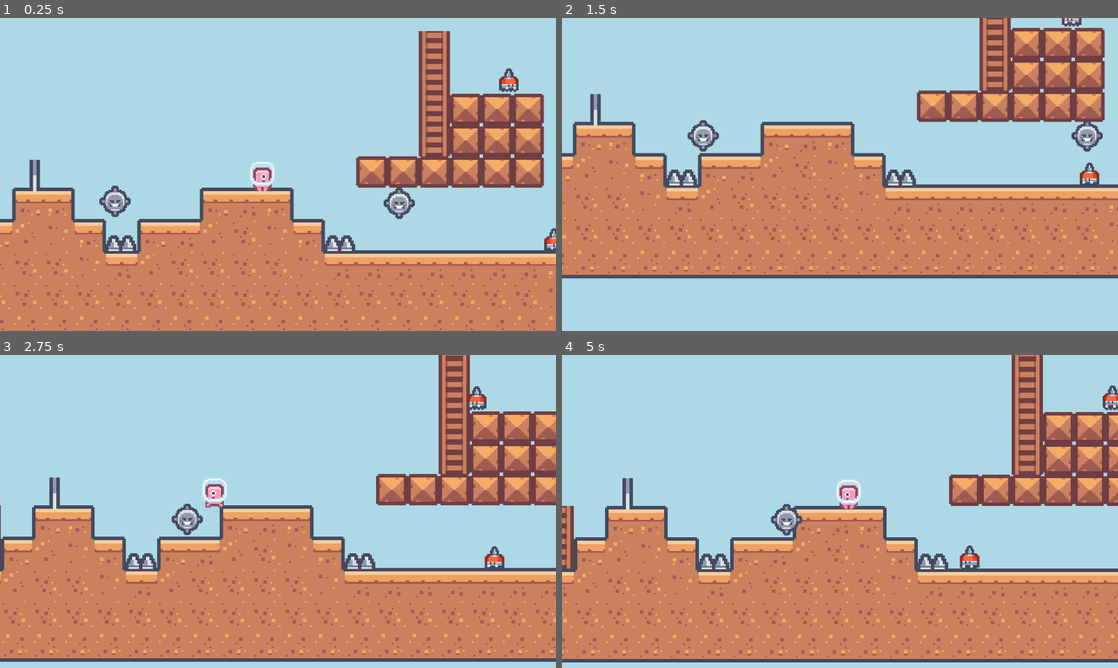
Above: before the commit, frames 1-4 (two rows, left to right).
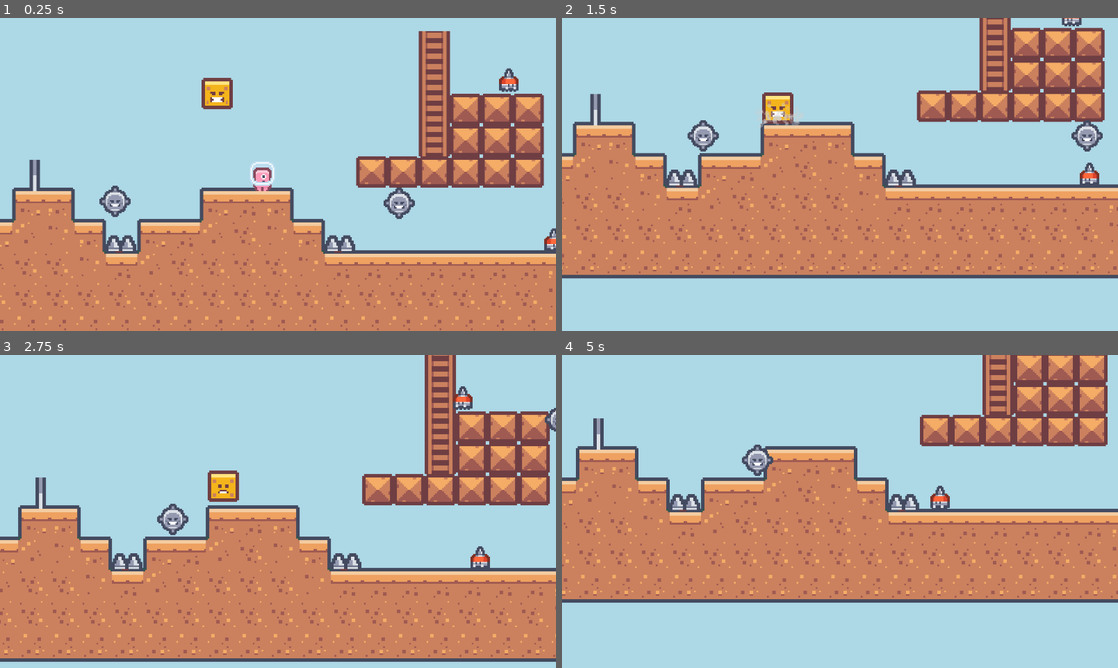
Above: after the commit, the same moments.

Repository: radoslawg/pixelart-platformer-tut
Game: Godot game, scene res://Scenes/World/world.tscn
Same seed, same stepped clock (60 frames per second), same inputs: the game is played once before the commit and once after it.
Inputs:
- Up to frame 1 (0.25 s): no input
- Up to frame 2 (1.5 s): tap Enter (ui_accept) at 0.5, 0.77 s; hold Right (ui_right) from 0.53 s (still down)
- Up to frame 3 (2.75 s): tap Enter (ui_accept) at 1.52 s; release Right (ui_right) at 2.03 s; hold Left (ui_left) from 2.03 s (still down)
- Up to frame 4 (5 s): release Left (ui_left) at 2.78 s; hold Right (ui_right) 2.78-4.28 s; tap Enter (ui_accept) at 3.02, 3.77, 4.52 s; hold Left (ui_left) from 4.28 s (still down)

The runs differ from the first frame. In frame 1, 0.6% of the frame differs, in the area x 36-42%, y 19-30%; in frame 2, 0.6%; in frame 3, 16%; in frame 4, 58%, in the area x 0-100%, y 0-99%.

Commit message:
Add stomp enemy

Diff:
--- a/Scenes/Components/sound_player.gd
+++ b/Scenes/Components/sound_player.gd
@@ -1,7 +1,8 @@
 extends Node
 
-const HURT = preload("res://Audio/Sounds/hurt.wav")
-const JUMP = preload("res://Audio/Sounds/jump.wav")
+const HURT: = preload("res://Audio/Sounds/hurt.wav")
+const JUMP: = preload("res://Audio/Sounds/jump.wav")
+const STOMP: = preload("res://Audio/Sounds/stomp.wav")
 
 @onready var audioPlayers: = %AudioPlayers.get_children()
 
--- /dev/null
+++ b/Scenes/Enemies/stomp_enemy.gd
@@ -0,0 +1,54 @@
+extends Node2D
+
+enum {HOVER, FALL, LAND, RISE}
+
+var state: = HOVER
+
+@onready var start_position: = global_position
+@onready var sprite: = $AnimatedSprite2D;
+@onready var raycast: = $RayCast2D
+@onready var ground_timer: = %Timer
+@onready var dust: = %Dust
+
+@export var FALL_SPEED: float = 120.0
+@export var RISE_SPEED: float = 30.0
+@export var GROUND_TIME: float = 1.0
+
+
+func _physics_process(delta: float) -> void:
+	match state:
+		HOVER:
+			hover_state(delta)
+		FALL:
+			fall_state(delta)
+		LAND:
+			land_state(delta)
+		RISE:
+			rise_state(delta)
+
+
+func hover_state(delta: float) -> void:
+	state = FALL
+	sprite.play("Rising")
+
+func fall_state(delta: float) -> void:
+	sprite.play("Falling")
+	position.y += FALL_SPEED * delta
+	if raycast.is_colliding():
+		dust.lifetime = GROUND_TIME * 0.9
+		dust.emitting = true
+		ground_timer.start(GROUND_TIME)
+		print_debug(GROUND_TIME)
+		SoundPlayer.play_sound(SoundPlayer.STOMP)
+		state = LAND
+
+func land_state(delta: float) -> void:
+	if (ground_timer.time_left == 0.):
+		state = RISE
+		dust.emitting = false
+
+func rise_state(delta: float) -> void:
+	sprite.play("Rising")
+	position.y = move_toward(position.y, start_position.y, RISE_SPEED * delta)
+	if position.y == start_position.y:
+		state = HOVER
--- /dev/null
+++ b/Scenes/Enemies/stomp_enemy.tscn
@@ -0,0 +1,88 @@
+[gd_scene load_steps=11 format=3 uid="uid://ciyiqdgjdvoc5"]
+
+[ext_resource type="Texture2D" uid="uid://c54oro4n3hmbs" path="res://Graphics/tilemap-characters_packed.png" id="1_gcvfd"]
+[ext_resource type="Script" path="res://Scenes/Enemies/stomp_enemy.gd" id="1_oycfw"]
+[ext_resource type="PackedScene" uid="uid://cjlr23xfd1kc0" path="res://Scenes/Components/hitbox.tscn" id="2_d0rvs"]
+
+[sub_resource type="AtlasTexture" id="AtlasTexture_u4sy0"]
+atlas = ExtResource("1_gcvfd")
+region = Rect2(72, 24, 24, 24)
+
+[sub_resource type="AtlasTexture" id="AtlasTexture_n8f04"]
+atlas = ExtResource("1_gcvfd")
+region = Rect2(48, 24, 24, 24)
+
+[sub_resource type="SpriteFrames" id="SpriteFrames_y8266"]
+animations = [{
+"frames": [{
+"duration": 1.0,
+"texture": SubResource("AtlasTexture_u4sy0")
+}],
+"loop": true,
+"name": &"Falling",
+"speed": 5.0
+}, {
+"frames": [{
+"duration": 1.0,
+"texture": SubResource("AtlasTexture_n8f04")
+}],
+"loop": true,
+"name": &"Rising",
+"speed": 5.0
+}]
+
+[sub_resource type="RectangleShape2D" id="RectangleShape2D_r5txh"]
+size = Vector2(14, 14)
+
+[sub_resource type="Gradient" id="Gradient_oddyy"]
+colors = PackedColorArray(0.827451, 0.827451, 0.827451, 0.784314, 0.811765, 0.811765, 0.811765, 0.141176)
+
+[sub_resource type="GradientTexture1D" id="GradientTexture1D_sps00"]
+gradient = SubResource("Gradient_oddyy")
+
+[sub_resource type="ParticleProcessMaterial" id="ParticleProcessMaterial_kh3fx"]
+lifetime_randomness = 0.46
+particle_flag_disable_z = true
+emission_shape = 3
+emission_box_extents = Vector3(9, 2, 1)
+direction = Vector3(0, -1, 0)
+initial_velocity_min = 5.0
+initial_velocity_max = 15.0
+angular_velocity_min = -109.37
+angular_velocity_max = 168.61
+gravity = Vector3(0, 10, 0)
+scale_min = 1.5
+scale_max = 2.5
+color_ramp = SubResource("GradientTexture1D_sps00")
+
+[node name="StompEnemy" type="Node2D"]
+script = ExtResource("1_oycfw")
+GROUND_TIME = 2.0
+
+[node name="AnimatedSprite2D" type="AnimatedSprite2D" parent="."]
+position = Vector2(0, -9)
+sprite_frames = SubResource("SpriteFrames_y8266")
+animation = &"Rising"
+
+[node name="Hitbox" parent="." instance=ExtResource("2_d0rvs")]
+
+[node name="CollisionShape2D" type="CollisionShape2D" parent="Hitbox"]
+position = Vector2(0, -9)
+shape = SubResource("RectangleShape2D_r5txh")
+
+[node name="RayCast2D" type="RayCast2D" parent="."]
+position = Vector2(0, -9)
+target_position = Vector2(0, 12)
+
+[node name="Timer" type="Timer" parent="."]
+unique_name_in_owner = true
+one_shot = true
+
+[node name="Dust" type="GPUParticles2D" parent="."]
+unique_name_in_owner = true
+emitting = false
+amount = 64
+process_material = SubResource("ParticleProcessMaterial_kh3fx")
+lifetime = 2.0
+one_shot = true
+explosiveness = 1.0
--- a/Scenes/World/world.tscn
+++ b/Scenes/World/world.tscn
@@ -8,6 +8,7 @@
 [ext_resource type="PackedScene" uid="uid://bc4x1ya6oroi" path="res://Scenes/Enemies/walking_enemy.tscn" id="6_kslk7"]
 [ext_resource type="PackedScene" uid="uid://bv0t0krhtymmb" path="res://Scenes/Enemies/moving_spike_enemy.tscn" id="7_ucse1"]
 [ext_resource type="PackedScene" uid="uid://qrs5sdjbmj5d" path="res://Scenes/World/checkpoint.tscn" id="8_off0r"]
+[ext_resource type="PackedScene" uid="uid://ciyiqdgjdvoc5" path="res://Scenes/Enemies/stomp_enemy.tscn" id="9_ds8vw"]
 
 [sub_resource type="Curve2D" id="Curve2D_hsgdm"]
 _data = {
@@ -85,3 +86,6 @@
 
 [node name="Checkpoint" parent="." instance=ExtResource("8_off0r")]
 position = Vector2(1, 92)
+
+[node name="StompEnemy" parent="." instance=ExtResource("9_ds8vw")]
+position = Vector2(100, 17)
Not shown, added: Audio/Sounds/stomp.wav.import
Not shown: 1 places in Scenes/World/world.tscn that only renumber resources
Not shown, added: Audio/Sounds/stomp.wav
